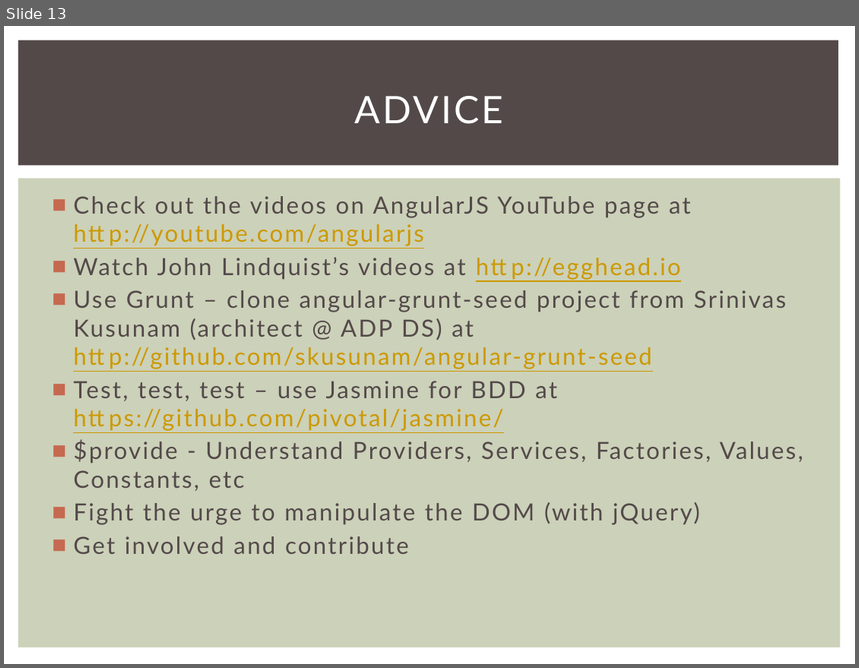
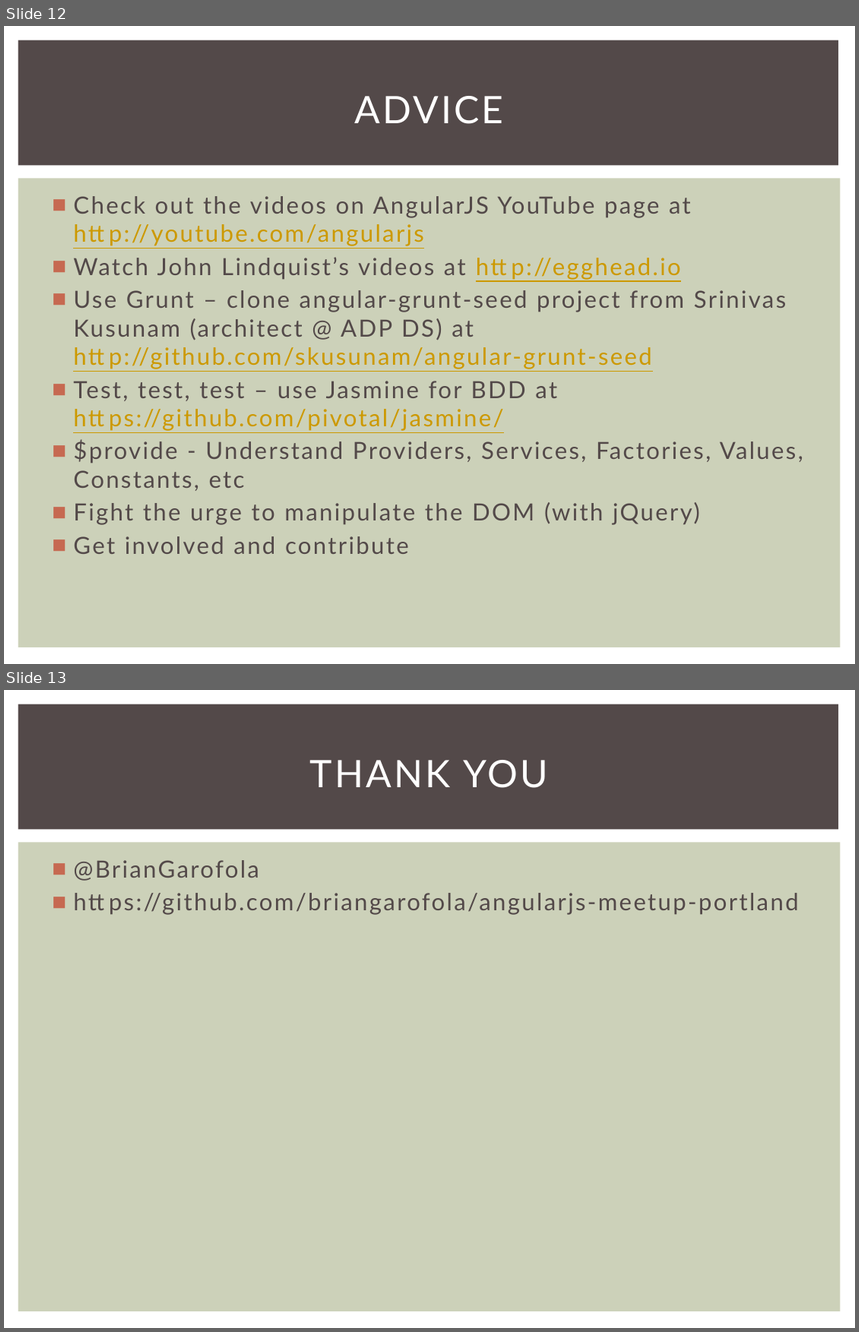
Before and after one commit to briangarofola/angularjs-meetup-portland, a slide deck: angularjs-meetup-portland.pptx. Shown one above the other, each under a label of ours: slide 13 before the commit, slides 12 and 13 after it. The pictures are 859x668 and 859x1332 pixels, drawn with LibreOffice and Linux fonts; fonts in the diff are those of the drawing. Boxes give left, top, right and bottom in pixels: in the first picture for what was removed or moved away, otherwise in the second. Text is boxed around its words. In the diff, an @@ line names an element or a change of style, - is before the commit and + after.

```diff
--- a/angularjs-meetup-portland.pptx
+++ b/angularjs-meetup-portland.pptx
@@ slide 13 added at (4,690,855,1328), background #FFFFFF; not listed: 2 template elements that a slide beside it also shows @@
@@ title added at (310,760,549,788), 32 pt, text #FFFFFF @@
+THANK YOU
@@ text added at (73,860,799,915), 20 pt, text #534949 @@
+■ @BrianGarofola
+■ https://github.com/briangarofola/angularjs-meetup-portland
@@ what was slide 13 is now slide 12 @@
```
Also in this commit, not shown: 1 slide removed.
